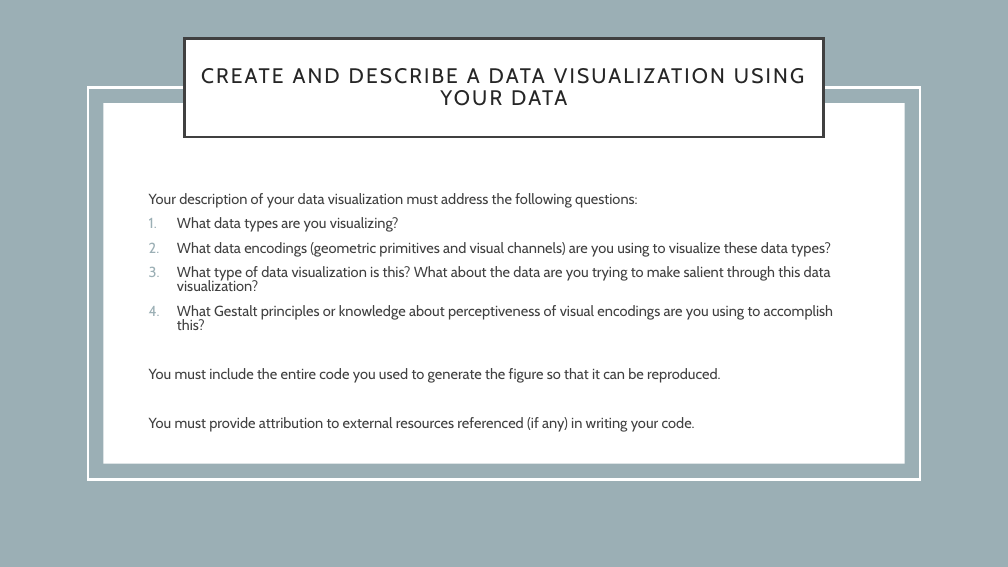
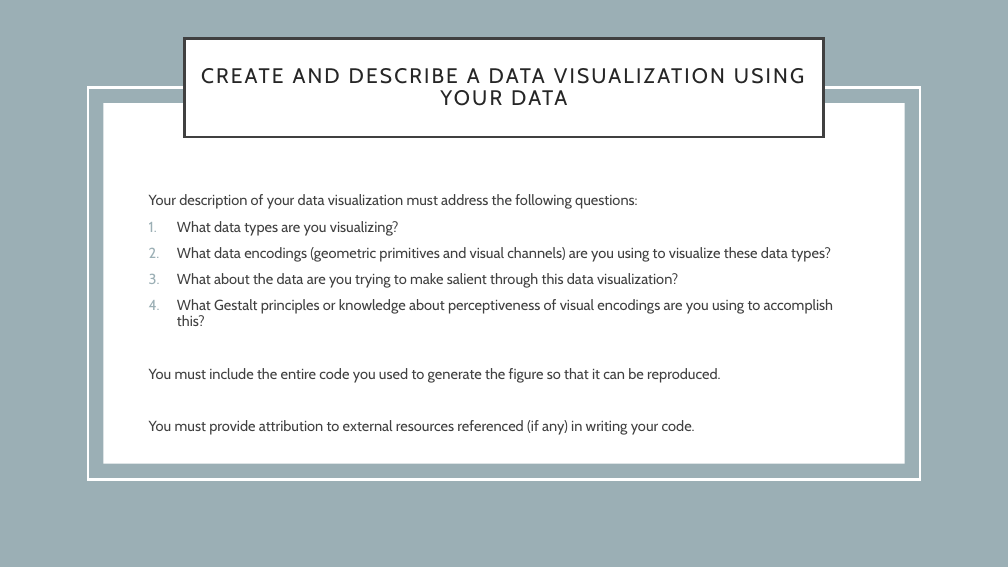
Before and after one commit to JEFworks-Lab/genomic-data-visualization-2023, a slide deck: slide 2 of resources/hw/genomic-data-visualization-HW_1.pptx. Drawn at 1008x567 pixels with LibreOffice and Linux fonts; fonts in the diff are those of the drawing. Boxes give left, top, right and bottom in pixels: in the first picture for what was removed or moved away, otherwise in the second. Text is boxed around its words. In the diff, an @@ line names an element or a change of style, - is before the commit and + after.

```diff
--- a/resources/hw/genomic-data-visualization-HW_1.pptx
+++ b/resources/hw/genomic-data-visualization-HW_1.pptx
@@ text at bbox=[149, 194, 833, 435]: line spacing 0.8 to 0.9 @@
@@ text at bbox=[177, 273, 678, 288]: text changed @@
-3. What type of data visualization is this? What about the data are you trying to make salient through this data visualization?
+3. What about the data are you trying to make salient through this data visualization?
```
Also in this commit, not shown: 1 other slide changed, 3 other files.
